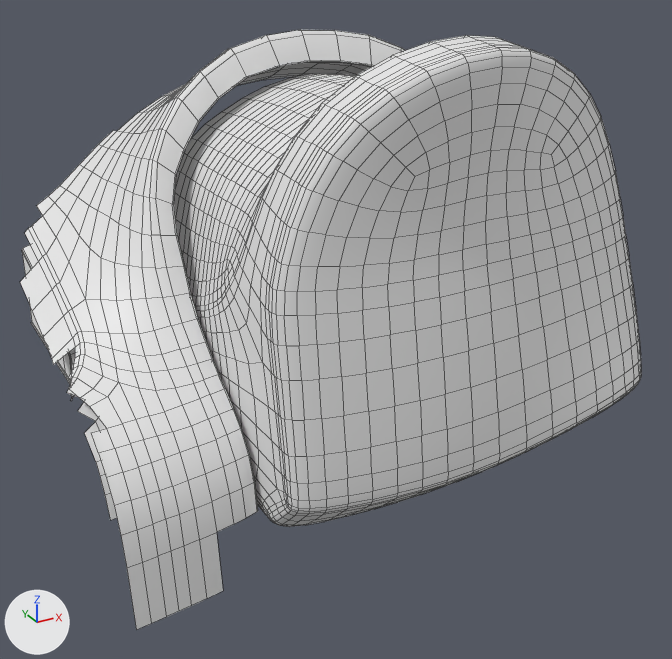
A saved change to the OBJ model PadForge.App/3DModels/DualSense/Edge/Shoulder-Right-Trigger.obj.
One viewpoint serves both versions: a camera (50 mm lens) standing at (24.8, -79.8, 22.7) and looking at (46.5, -40.5, 3.1). The lights are fixed; the arrows at lower left show +X, +Y and +Z. The older version comes first. Mesh edges are drawn as thin lines. Where no turn or scale is listed for an object, it has been applied to the vertices.

Objects in the first picture: 'Shoulder-Right-Trigger'.
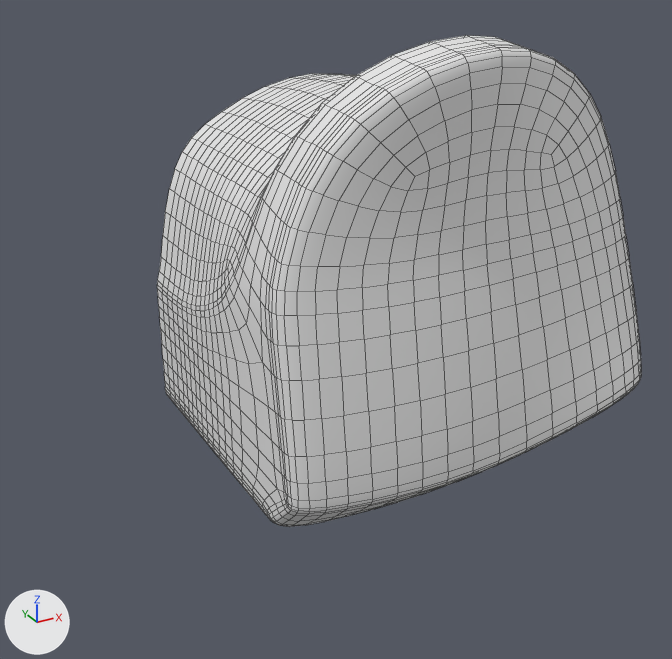
Boxes [x1, y1, x2, y2] around the edits, measured in the pictures (672 x 659 px):
'Shoulder-Right-Trigger', reshaped (22% narrower, 18% shorter): before [20, 30, 641, 630]; after [157, 35, 641, 527]
part 1 of me_shoulder_right_trigger, deleted: before [20, 30, 405, 630]

Edits to the bpy script that builds the scene:
```text
Change me_shoulder_right_trigger:
    used by ob_shoulder_right_trigger; location = (0.0, 0.0, 0.0)
    remove me_shoulder_right_trigger.from_pydata(...)  # 2999 vertices, 2875 faces; spans x 31.9..66.6, y -52.3..-28.2, z -5.4..18.6
    add me_shoulder_right_trigger.from_pydata(...)  # 2079 vertices, 2040 faces; spans x 38.5..60.6, y -52.3..-35.6, z -1.5..18.6
    me_shoulder_right_trigger part 1: the loose piece of 920 vertices spanning x 31.9..66.6, y -49.7..-28.2, z -5.4..17.6 is deleted
```
